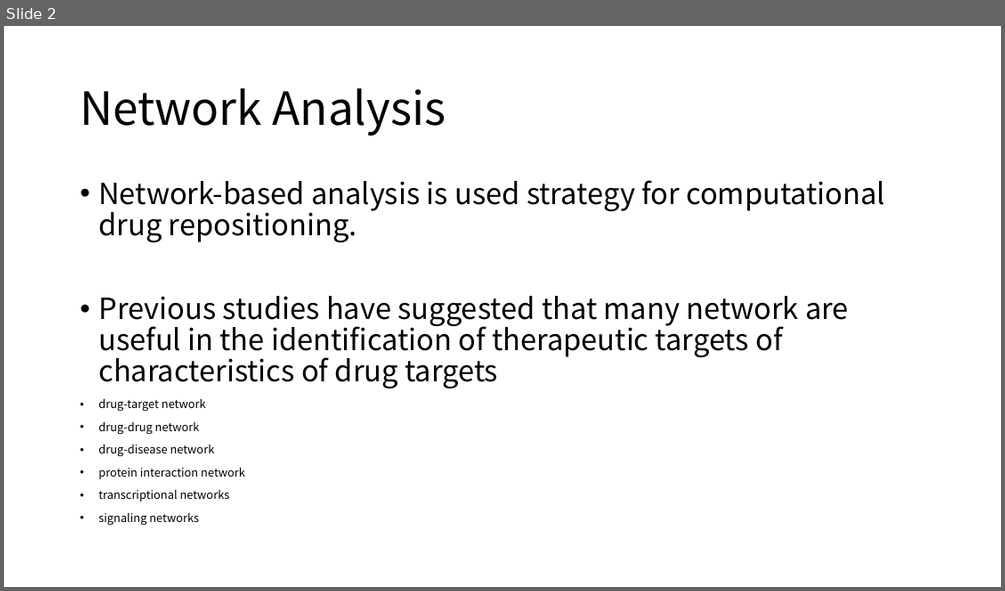
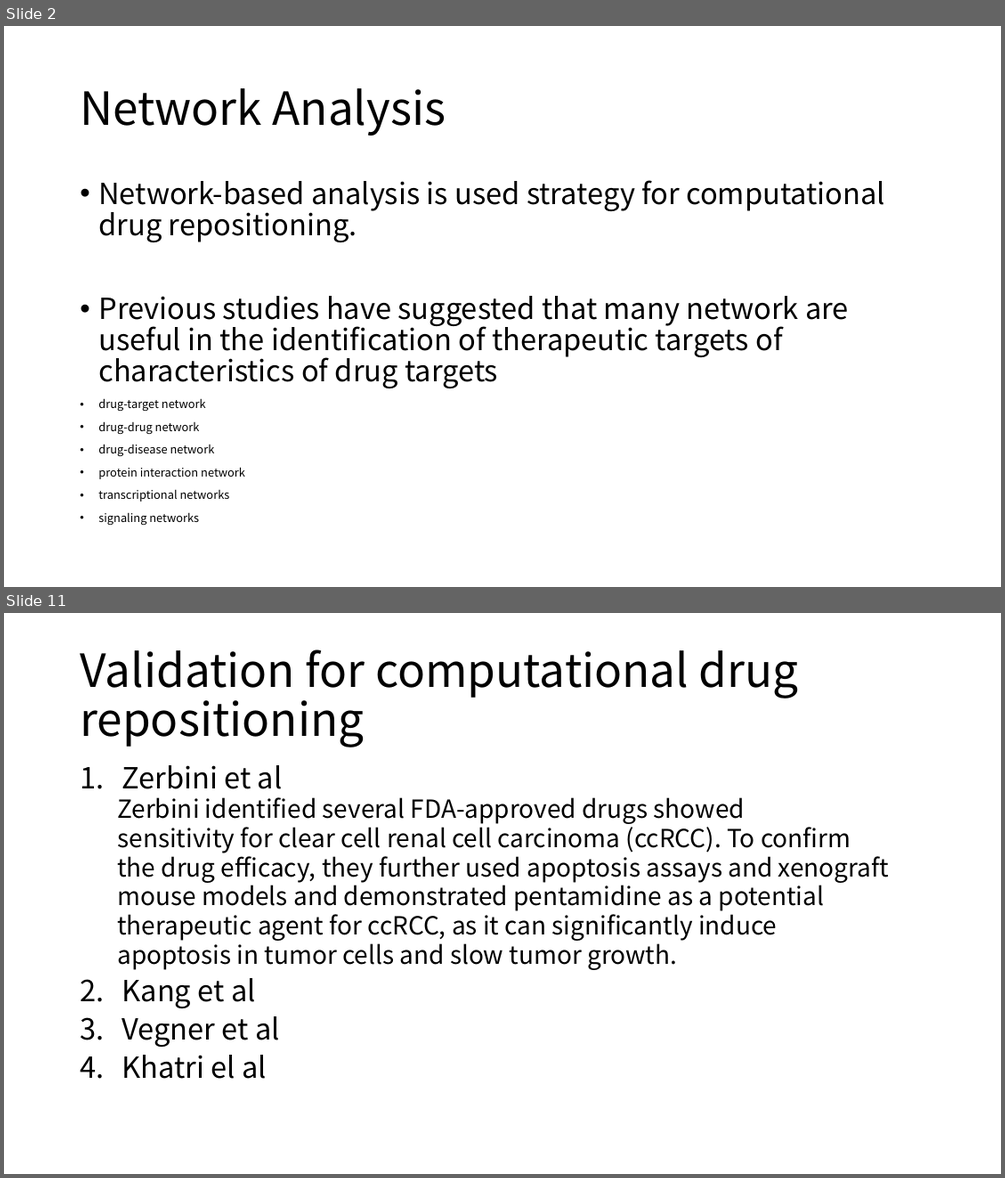
Before and after one commit to moklise/TIL, a slide deck: Review/[2] A Survey Off Current Trends In Computational Drug/A survey of current trends in computational drug.pptx. Shown one above the other, each under a label of ours: slide 2 before the commit, slides 2 and 11 after it; the slides between them are not shown. The pictures are 1005x591 and 1005x1178 pixels, drawn with LibreOffice and Linux fonts; fonts in the diff are those of the drawing. Boxes give left, top, right and bottom in pixels: in the first picture for what was removed or moved away, otherwise in the second. Text is boxed around its words. In the diff, an @@ line names an element or a change of style, - is before the commit and + after.

Commit message:
[Review] A survey of current trends in computational drug 160706

```diff
--- a/Review/[2] A Survey Off Current Trends In Computational Drug/A survey of current trends in computational drug.pptx
+++ b/Review/[2] A Survey Off Current Trends In Computational Drug/A survey of current trends in computational drug.pptx
@@ slide 11 added at (x1=4, y1=613, x2=1001, y2=1174), background #FFFFFF @@
@@ title added at (x1=80, y1=649, x2=799, y2=747), 44 pt, text #000000 @@
+Validation for computational drug repositioning
@@ text added at (x1=117, y1=765, x2=889, y2=1078), 24 pt, text #000000 @@
+1. Zerbini et al
+  Zerbini identified several FDA-approved drugs showed
+  sensitivity for clear cell renal cell carcinoma (ccRCC). To confirm
+  the drug efficacy, they further used apoptosis assays and xenograft
+  mouse models and demonstrated pentamidine as a potential
+  therapeutic agent for ccRCC, as it can significantly induce
+  apoptosis in tumor cells and slow tumor growth.
+2. Kang et al
+3. Vegner et al
+4. Khatri el al
```
Also in this commit, not shown: 1 slide changed, 9 other slides added, 1 other file.
